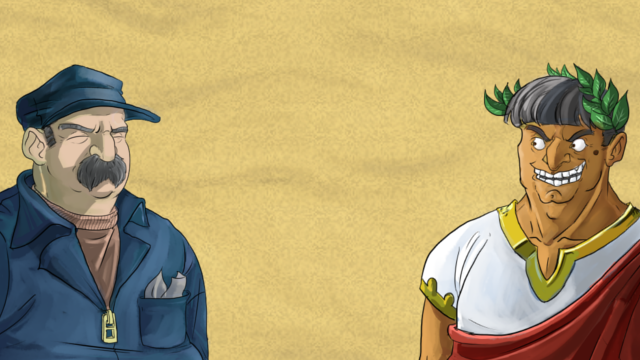
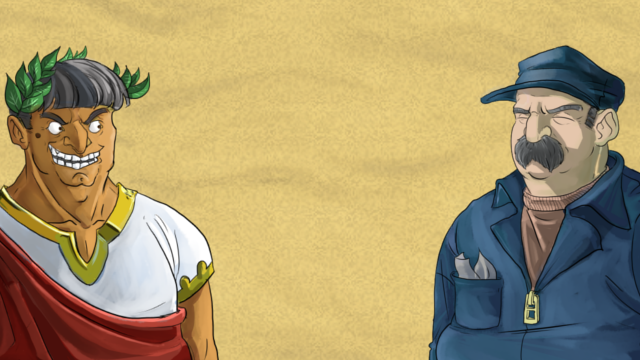
Before/after of a 640x360 layered artwork. What changed in the layer stack:
painted on "emperor3-final.png" over [0, 45, 640, 360]
painted on "conciergeface4.png" over [0, 44, 640, 360]
